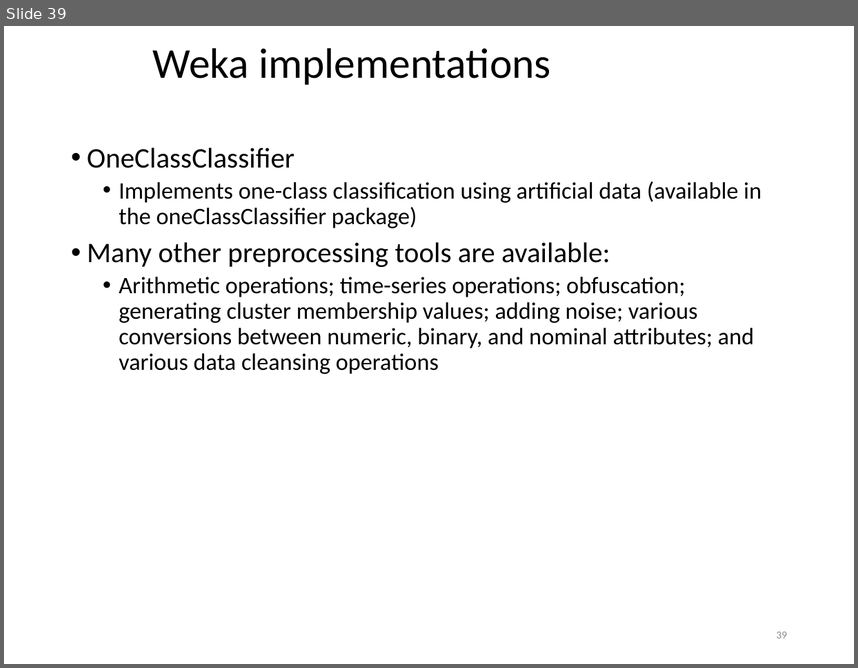
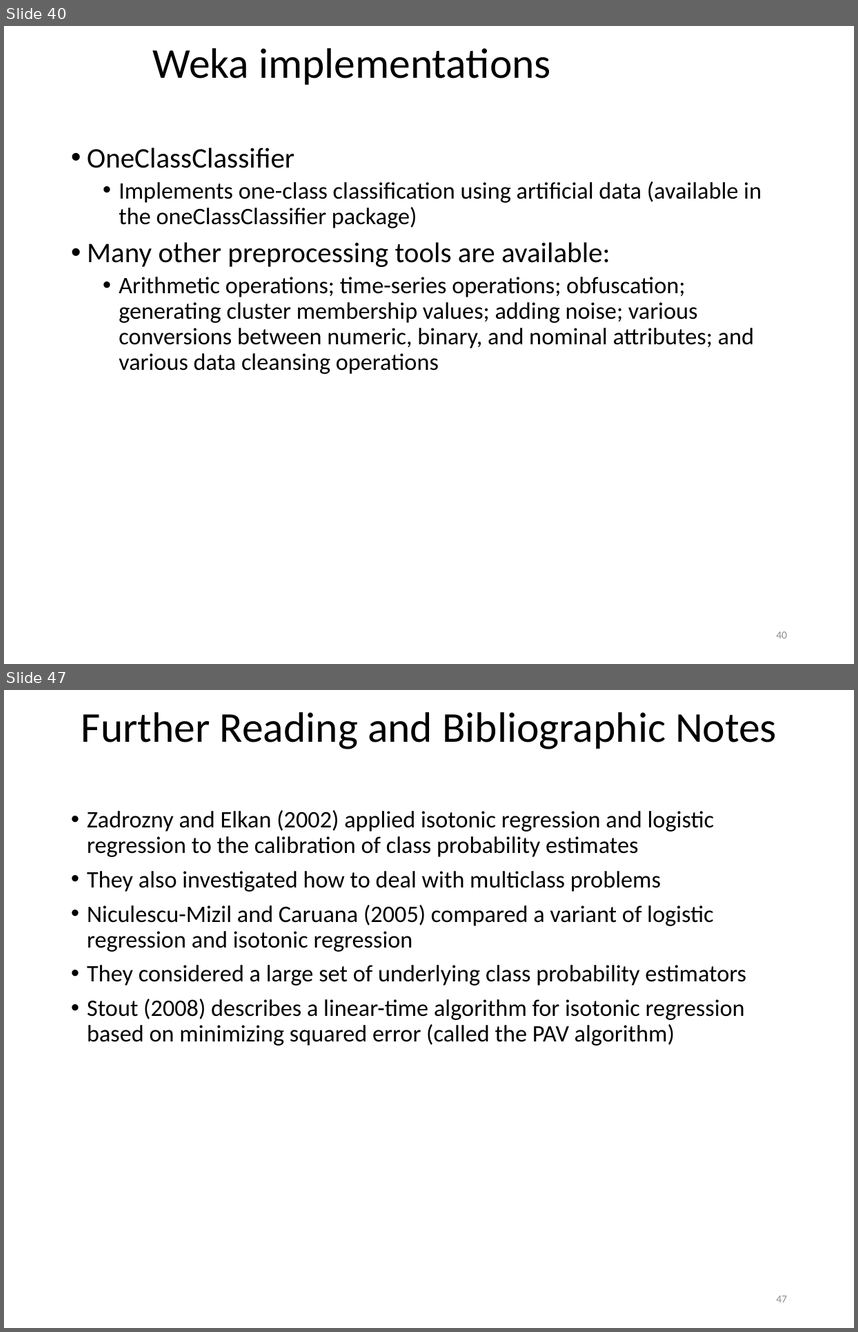
Before and after one commit to khaledmrasheed/khaledmrasheed.github.io, a slide deck: DMcourse/Chapter8.pptx. Shown one above the other, each under a label of ours: slide 39 before the commit, slides 40 and 47 after it; the slides between them are not shown. The pictures are 858x668 and 858x1332 pixels, drawn with LibreOffice and Linux fonts; fonts in the diff are those of the drawing. Boxes give left, top, right and bottom in pixels: in the first picture for what was removed or moved away, otherwise in the second. Text is boxed around its words. In the diff, an @@ line names an element or a change of style, - is before the commit and + after.

```diff
--- a/DMcourse/Chapter8.pptx
+++ b/DMcourse/Chapter8.pptx
@@ slide 47 added at [4, 690, 854, 1328], background #FFFFFF @@
@@ title added at [81, 712, 777, 749], 36 pt, text #000000 @@
+Further Reading and Bibliographic Notes
@@ text added at [87, 810, 746, 1045], 20 pt, text #000000 @@
+• Zadrozny and Elkan (2002) applied isotonic regression and logistic regression to the calibration of class probability estimates
+• They also investigated how to deal with multiclass problems
+• Niculescu-Mizil and Caruana (2005) compared a variant of logistic regression and isotonic regression
+• They considered a large set of underlying class probability estimators
+• Stout (2008) describes a linear-time algorithm for isotonic regression based on minimizing squared error (called the PAV algorithm)
@@ page number added at [776, 1295, 787, 1302], 9 pt, text #8C8C8C @@
+47
@@ what was slide 39 is now slide 40 @@
@@ page number at [776, 631, 787, 638]: text changed @@
-39
+40
```
Also in this commit, not shown: 7 other slides added.
